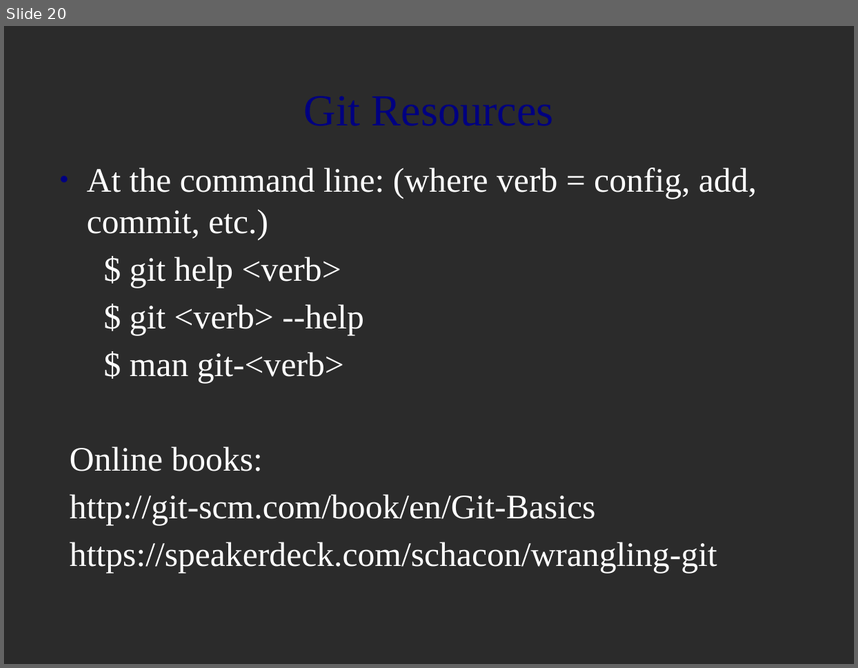
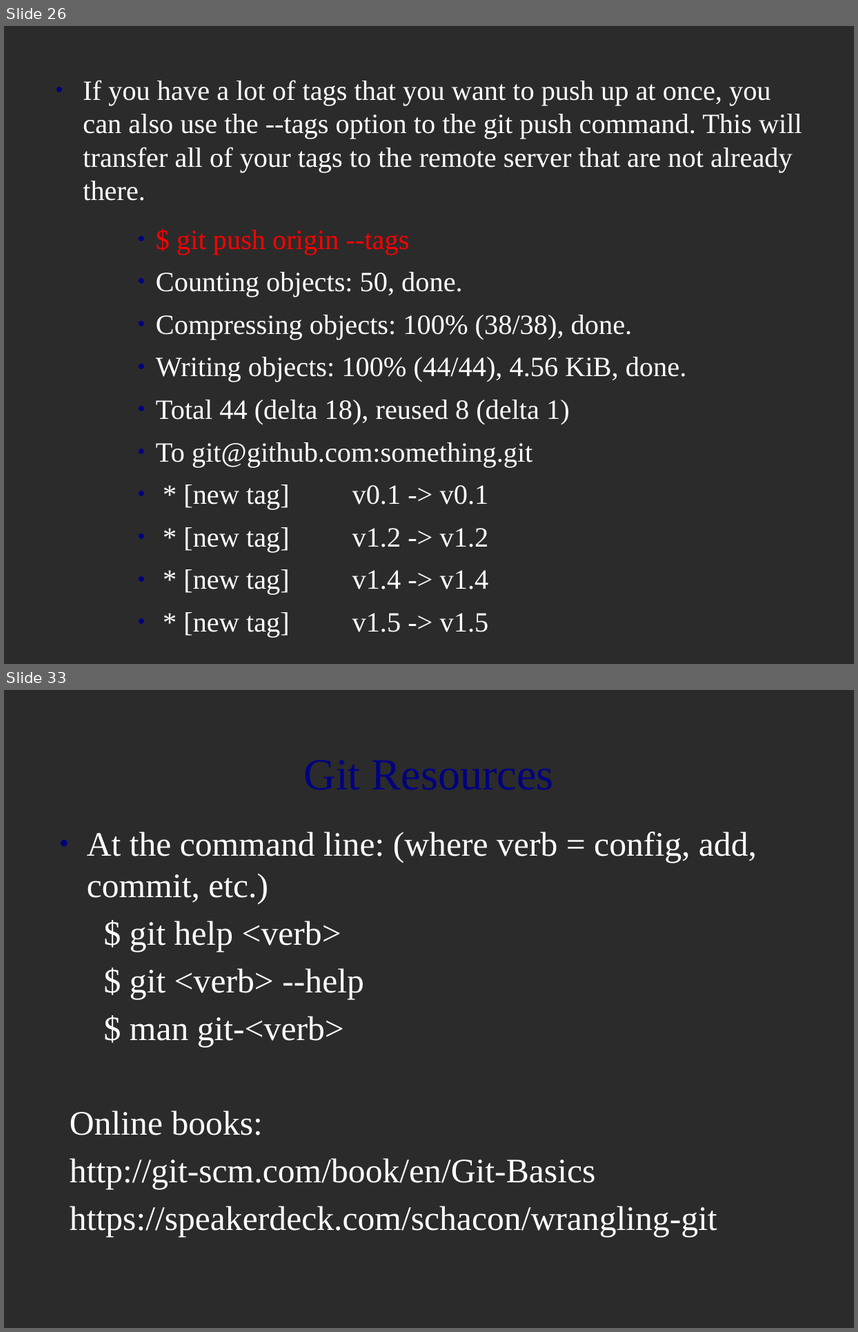
Before and after one commit to MariamP/myRepo, a slide deck: git_intro.odp. Shown one above the other, each under a label of ours: slide 20 before the commit, slides 26 and 33 after it; the slides between them are not shown. The pictures are 858x668 and 858x1332 pixels, drawn with LibreOffice and Linux fonts; fonts in the diff are those of the drawing; background and template pictures are left out; a plain dark background stands for a picture behind light text. Boxes give left, top, right and bottom in pixels: in the first picture for what was removed or moved away, otherwise in the second. Text is boxed around its words. In the diff, an @@ line names an element or a change of style, - is before the commit and + after.

```diff
--- a/git_intro.odp
+++ b/git_intro.odp
@@ slide 26 added at <box>4,26,854,664</box>, background picture (left out) @@
@@ text added at <box>83,80,802,637</box>, 26 pt, text #FFFFFF @@
+● If you have a lot of tags that you want to push up at once, you can also use the --tags option to the git push command. This will transfer all of your tags to the remote server that are not already there.
+    ● $ git push origin --tags
+    ● Counting objects: 50, done.
+    ● Compressing objects: 100% (38/38), done.
+    ● Writing objects: 100% (44/44), 4.56 KiB, done.
+    ● Total 44 (delta 18), reused 8 (delta 1)
+    ● To git@github.com:something.git
+    ● * [new tag] v0.1 -> v0.1
+    ● * [new tag] v1.2 -> v1.2
+    ● * [new tag] v1.4 -> v1.4
+    ● * [new tag] v1.5 -> v1.5
@@ what was slide 20 is now slide 33 @@
```
Also in this commit, not shown: 12 other slides added.
